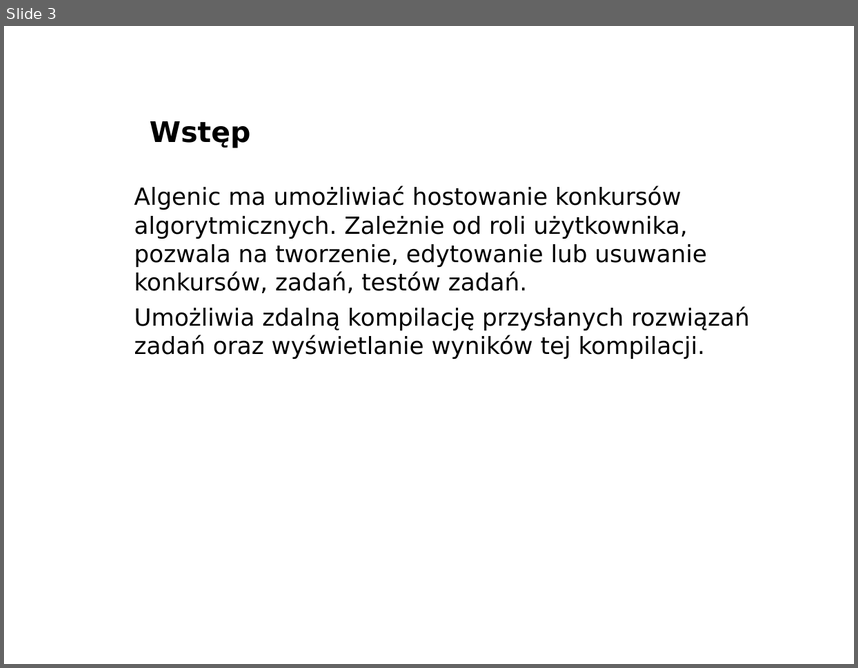
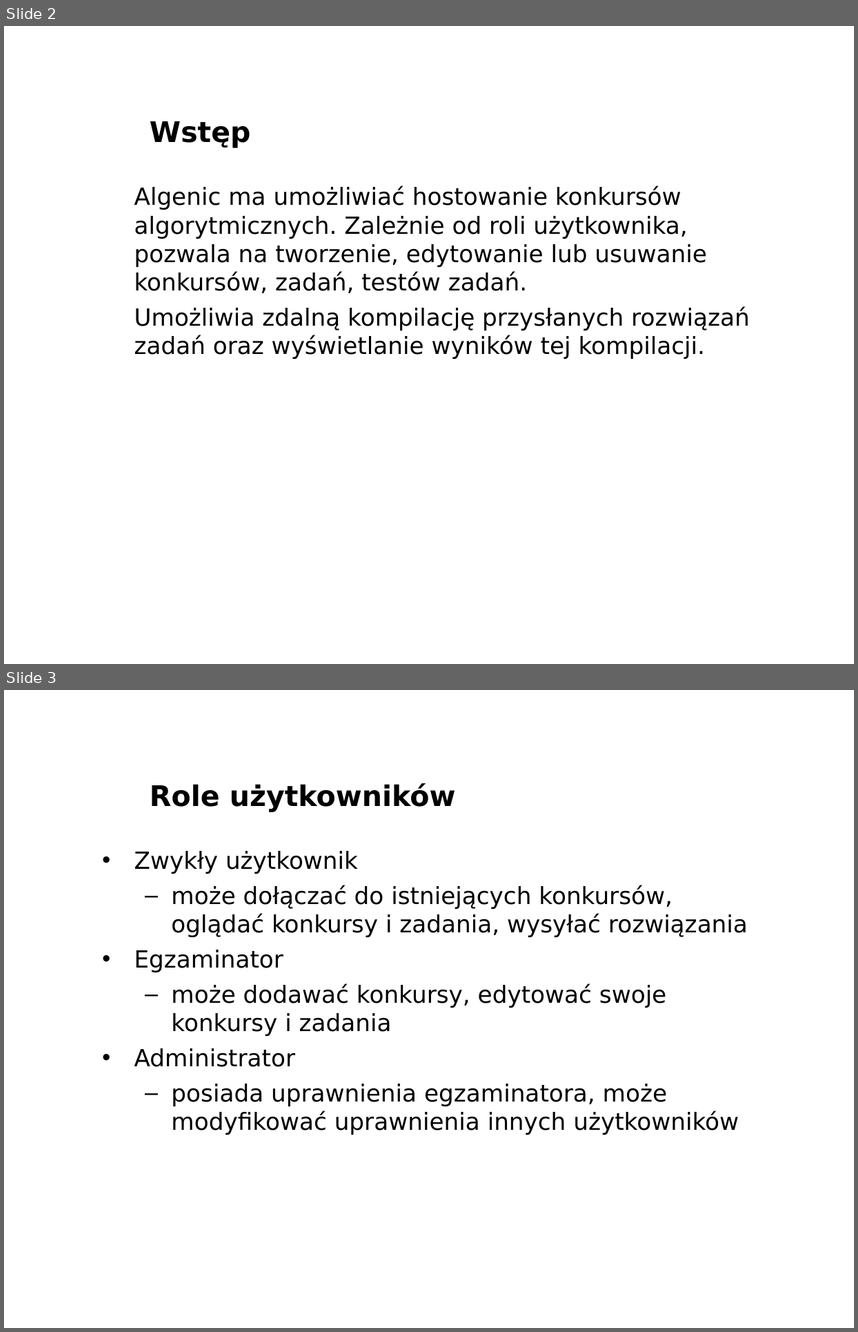
Before and after one commit to marax27/Algenic, a slide deck: docs/Presentation/AlgenicPresentation.odp. Shown one above the other, each under a label of ours: slide 3 before the commit, slides 2 and 3 after it. The pictures are 858x668 and 858x1332 pixels, drawn with LibreOffice and Linux fonts; fonts in the diff are those of the drawing; background and template pictures are left out. Boxes give left, top, right and bottom in pixels: in the first picture for what was removed or moved away, otherwise in the second. Text is boxed around its words. In the diff, an @@ line names an element or a change of style, - is before the commit and + after.

```diff
--- a/docs/Presentation/AlgenicPresentation.odp
+++ b/docs/Presentation/AlgenicPresentation.odp
@@ slide 3 added at bbox=[4, 690, 854, 1328], background picture (left out) @@
@@ title added at bbox=[150, 783, 456, 812], 24 pt, text #000000, bold @@
+Role użytkowników
@@ text added at bbox=[134, 851, 748, 1134], 20 pt, text #000000 @@
+• Zwykły użytkownik
+  – może dołączać do istniejących konkursów, oglądać konkursy i zadania, wysyłać rozwiązania
+• Egzaminator
+  – może dodawać konkursy, edytować swoje konkursy i zadania
+• Administrator
+  – posiada uprawnienia egzaminatora, może modyfikować uprawnienia innych użytkowników
@@ text added at bbox=[714, 1305, 854, 1328], 11 pt, text #FFFFFF, bold @@
+www.agh.edu.pl
@@ what was slide 3 is now slide 2 @@
```
Also in this commit, not shown: 9 other slides added, 4 slides removed, 3 other files.
